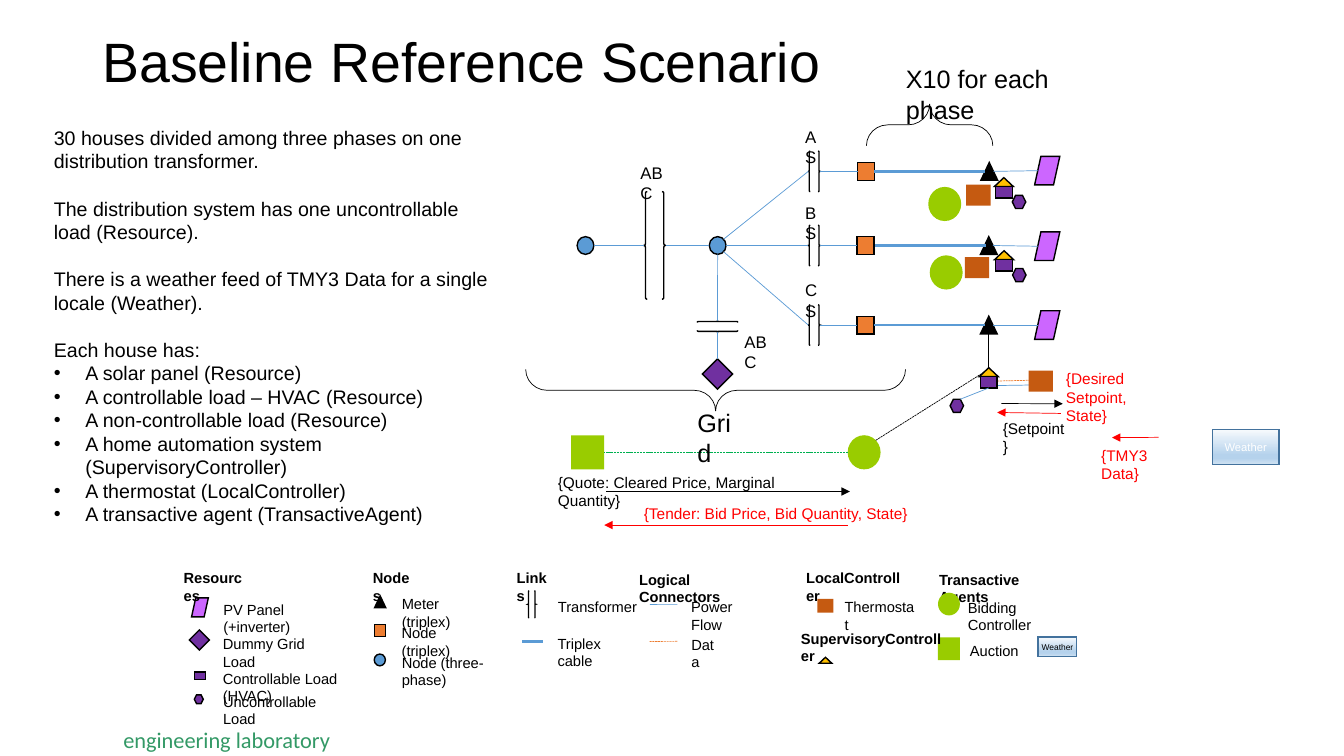
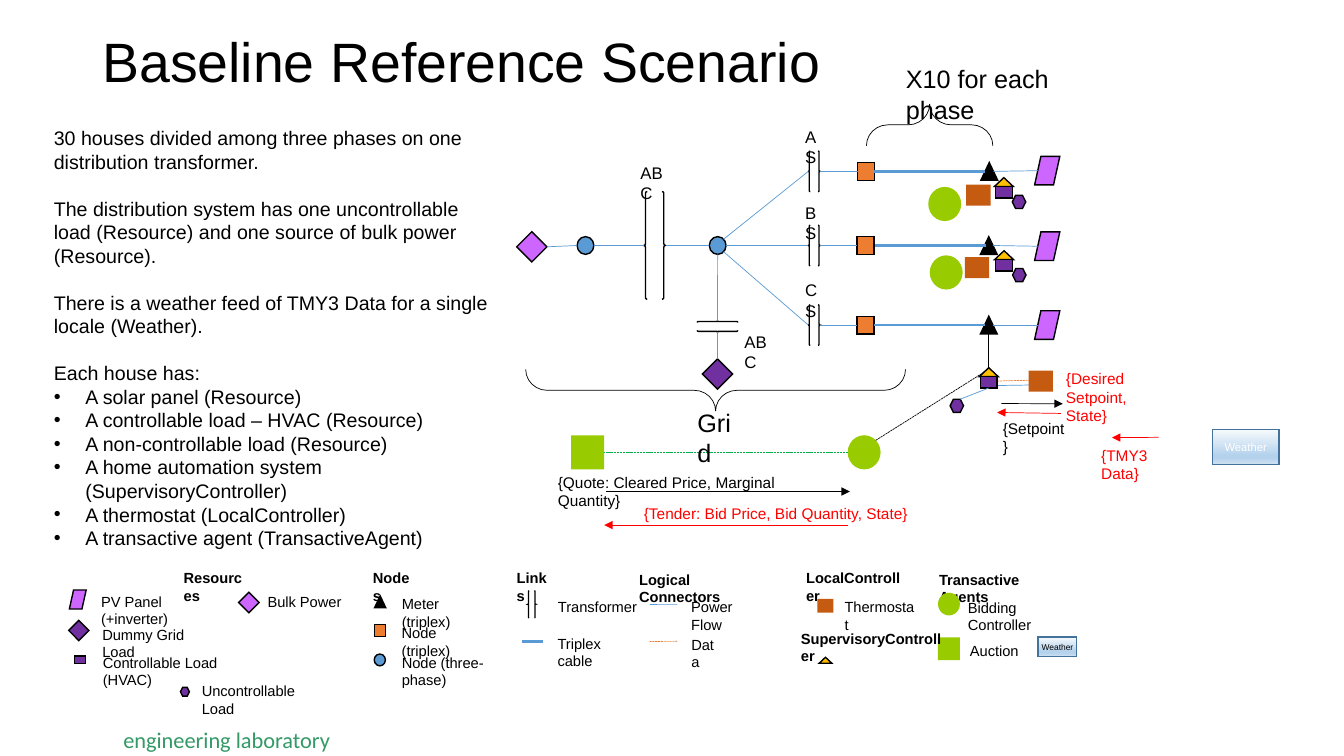
Before and after one commit to usnistgov/TEChallengeComponentModel, a slide deck: slide 7 of TEChallengeCommonAbstractModels.pptx. Drawn at 1344x756 pixels with LibreOffice and Linux fonts; fonts in the diff are those of the drawing; background and template pictures are left out. Boxes give left, top, right and bottom in pixels: in the first picture for what was removed or moved away, otherwise in the second. Text is boxed around its words. In the diff, an @@ line names an element or a change of style, - is before the commit and + after.

```diff
--- a/TEChallengeCommonAbstractModels.pptx
+++ b/TEChallengeCommonAbstractModels.pptx
@@ text at (54, 201, 458, 267): text changed @@
-The distribution system has one uncontrollable load (Resource).
+The distribution system has one uncontrollable load (Resource) and one source of bulk power (Resource).
@@ diamond added at (517, 232, 547, 262), fill #CC66FF, outline #000000 1 pt @@
@@ line added from (578, 246) to (547, 247), #5B9BD5 0.5 pt @@
@@ text "PV Panel (+inverter)": place and size @@
-text "PV Panel (+inverter)" at (223, 604, 290, 635)
+text "PV Panel (+inverter)" at (101, 596, 168, 627)
@@ diamond added at (239, 593, 259, 613), fill #CC66FF, outline #000000 1 pt @@
@@ text added at (268, 596, 341, 607), 10.5 pt, text #000000 @@
+Bulk Power
@@ 1 text, 1 parallelogram, 1 diamond: place and size @@
-1 text, 1 parallelogram, 1 diamond at (190, 598, 273, 667)
+1 text, 1 parallelogram, 1 diamond at (69, 590, 185, 660)
@@ rectangle: place and size @@
-rectangle at (195, 673, 206, 681)
+rectangle at (75, 656, 86, 664)
@@ text "Controllable Load (HVAC)": place and size @@
-text "Controllable Load (HVAC)" at (223, 673, 338, 705)
+text "Controllable Load (HVAC)" at (103, 656, 218, 688)
@@ hexagon: place and size @@
-hexagon at (195, 695, 204, 704)
+hexagon at (180, 688, 190, 697)
@@ text "Uncontrollable Load": place and size @@
-text "Uncontrollable Load" at (223, 695, 316, 724)
+text "Uncontrollable Load" at (202, 685, 295, 714)
```
Also in this commit, not shown: 1 other file.
